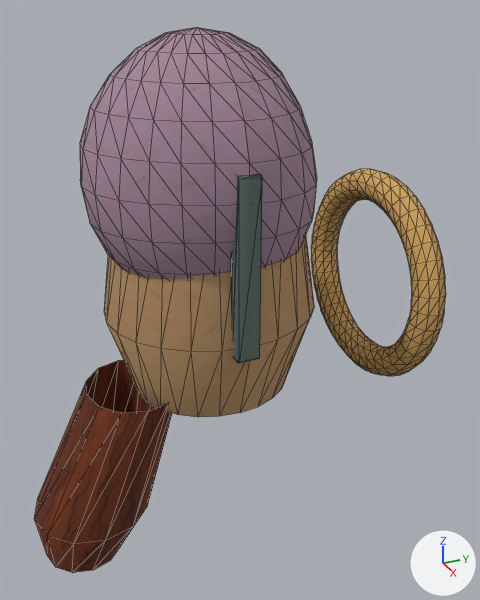
Two versions of the glTF model native/assets/style3d/weapon_gravity.glb, one commit apart.
One viewpoint serves both versions: a 50 mm lens placed at (0.859, -0.227, 0.516), pointed at (0.014, 0.153, 0.094). Every picture has the same lights, and +X, +Y and +Z are marked at lower right. The picture after the commit comes second. Mesh edges are drawn as thin lines. Where no turn or scale is listed for an object, it has been applied to the vertices. Vertices at exactly the same position are counted once.

In view in the first picture: 'Chamber', 'GlobeBrace1', 'Grip', 'PowerGlobe', 'RoundNozzle'.
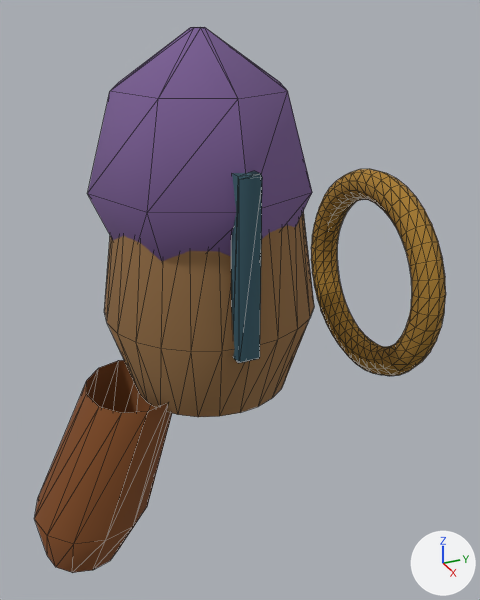
Pixel boxes (x1, y1, x2, y2) of what changed, in the pictures (480 x 600 px):
'PowerGlobe', reshaped (7% shorter)
    before: (80, 27, 317, 279)
    after: (87, 27, 312, 261)
'Chamber', recoloured (darker)
    both: (104, 235, 314, 417)
'Grip', recoloured
    both: (34, 360, 172, 572)
'RoundNozzle', recoloured
    both: (311, 169, 446, 376)
'GlobeBrace1', recoloured
    both: (231, 174, 262, 363)

The edits, one by one:
Material 'Paint_395c69_0' (mat_paint_395c69_0) is new.
Its base color is (0.0409, 0.107, 0.141) (dark cyan #395c69).
Its roughness is 1.0.
Material 'Paint_a97e30_0' (mat_paint_a97e30_0) is new.
Its base color is (0.397, 0.209, 0.0296) (brown #a97e30).
Its roughness is 1.0.
Material 'Paint_795d93_0' (mat_paint_795d93_0) is new.
Its base color is (0.191, 0.109, 0.292) (purple #795d93).
Its roughness is 1.0.
Material 'Paint_946e44_0' (mat_paint_946e44_0) is new.
Its base color is (0.296, 0.156, 0.0578) (brown #946e44).
Its roughness is 1.0.
Material 'Paint_804a20_1' (mat_paint_804a20_1) is new.
Its base color is (0.216, 0.0685, 0.0144) (brown #804a20).
Its roughness is 1.0.
me_grip has 36 vertices, 48 faces and spans x -0.09..0.09, y -0.19..0.05, z -0.3..-0.02.
me_grip no longer uses material mat_paint_a47a59_1.
me_grip gains material mat_paint_804a20_1 (brown #804a20).
me_chamber has 96 vertices, 144 faces and spans x -0.15..0.15, y -0.05..0.27, z -0.04..0.33.
me_chamber no longer uses material mat_paint_bea181_0.
me_chamber gains material mat_paint_946e44_0 (brown #946e44).
me_powerglobe is used by ob_powerglobe; location (0.0, 0.0, 0.0).
me_powerglobe had 279 vertices, 552 faces and spanned x -0.16..0.16, y -0.067..0.253, z 0.1..0.48.
me_powerglobe no longer uses material mat_paint_aa96bd_0.
me_powerglobe now has 40 vertices, 64 faces and spans x -0.16..0.16, y -0.06..0.26, z 0.1..0.48.
me_powerglobe part 1: 279 vertices removed from x -0.16..0.16, y -0.067..0.253, z 0.1..0.48; 40 vertices added at x -0.16..0.16, y -0.06..0.26, z 0.1..0.48.
me_powerglobe gains material mat_paint_795d93_0 (purple #795d93).
me_roundnozzle has 400 vertices, 800 faces and spans x -0.175..0.175, y 0.376..0.424, z -0.085..0.265.
me_roundnozzle no longer uses material mat_paint_d9b77a_0.
me_roundnozzle gains material mat_paint_a97e30_0 (brown #a97e30).
me_globebrace1 has 16 vertices, 28 faces and spans x -0.013..0.013, y -0.015..0.015, z -0.125..0.125.
me_globebrace1 no longer uses material mat_paint_637d87_0.
me_globebrace1 gains material mat_paint_395c69_0 (dark cyan #395c69).
